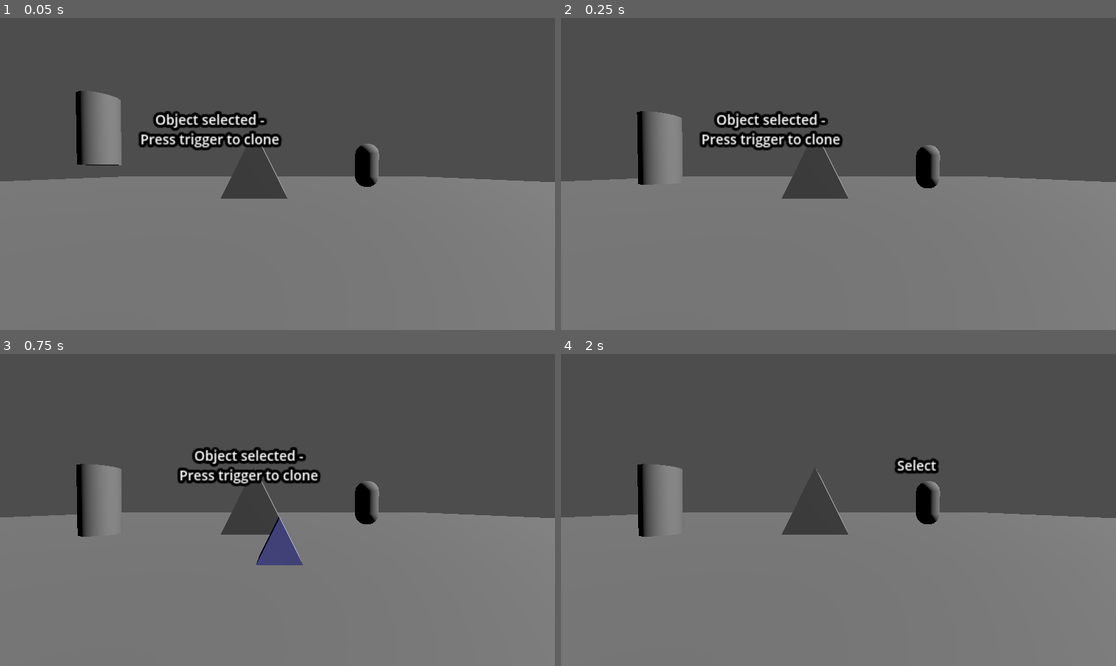
Above: before the commit, frames 1-4 (two rows, left to right).
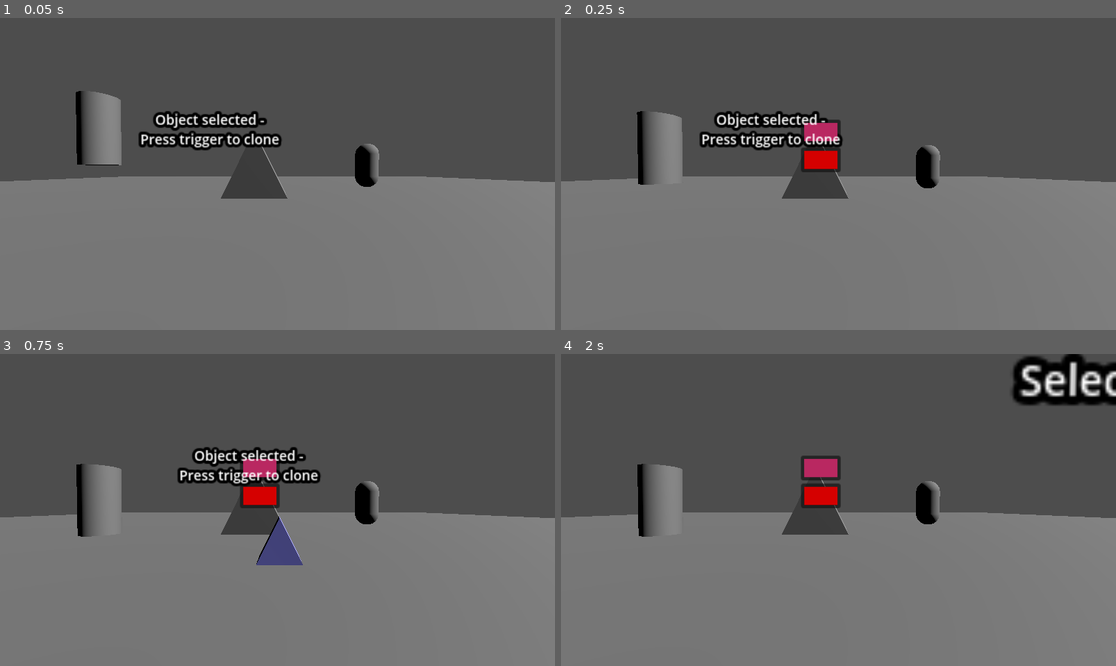
Above: after the commit, the same moments.

Repository: g-vidhulakripali/Vodoo
Game: Godot game, scene res://scenes/Root.tscn
Two runs of this game, one before a commit and one after it. Both use one fixed random seed, a clock stepped at 60 frames per second and the inputs below. Before the commit the project starts from res://Root.tscn.
Inputs:
- Up to frame 1 (0.05 s): no input
- Up to frame 2 (0.25 s): no input
- Up to frame 3 (0.75 s): tap Enter (ui_accept) at 0.5 s; hold Right (move_right) from 0.53 s (still down); hold Space (simulate_trigger) from 0.53 s (still down)
- Up to frame 4 (2 s): tap Enter (ui_accept) at 0.77, 1.52 s; release Right (move_right) at 1.28 s; release Space (simulate_trigger) at 1.28 s; hold Keypad 2 (move_back, bound only after the commit) from 1.28 s (still down); tap Space (simulate_trigger) at 1.35 s

Frame 1 is identical in both runs. In frame 2, 1.0% of the frame differs, in the area x 43-51%, y 32-50%; in frame 3, 0.9%; in frame 4, 3.9%, in the area x 43-100%, y 0-50%.

Commit message:
Code till now - NOT GOOD

Diff:
--- a/project.godot
+++ b/project.godot
@@ -23,12 +23,12 @@
 
 move_forward={
 "deadzone": 0.2,
-"events": [Object(InputEventKey,"resource_local_to_scene":fa …(140 unchanged characters)… d":false,"keycode":0,"physical_keycode":87,"key_label":0,"unicode":119,"location":0,"echo":false,"script":null)
+"events": [Object(InputEventKey,"resource_local_to_scene":fa …(140 unchanged characters)… d":false,"keycode":0,"physical_keycode":4194446,"key_label":0,"unicode":56,"location":0,"echo":false,"script":null)
 ]
 }
 move_back={
 "deadzone": 0.2,
-"events": [Object(InputEventKey,"resource_local_to_scene":fa …(140 unchanged characters)… d":false,"keycode":0,"physical_keycode":83,"key_label":0,"unicode":115,"location":0,"echo":false,"script":null)
+"events": [Object(InputEventKey,"resource_local_to_scene":fa …(140 unchanged characters)… d":false,"keycode":0,"physical_keycode":4194440,"key_label":0,"unicode":50,"location":0,"echo":false,"script":null)
 ]
 }
 move_left={
--- a/Root.tscn
+++ b/scenes/Root.tscn
@@ -1,8 +1,9 @@
-[gd_scene load_steps=8 format=3 uid="uid://6rbgx3rjhiqn"]
+[gd_scene load_steps=9 format=3 uid="uid://6rbgx3rjhiqn"]
 
-[ext_resource type="Script" uid="uid://cy11h2ek1uee6" path="res://XRBootStrap.gd" id="1_gxo8o"]
-[ext_resource type="PackedScene" uid="uid://cijoo45fnq4ct" path="res://Pickable.tscn" id="2_24d08"]
-[ext_resource type="Script" uid="uid://v273jf2mg30i" path="res://voodo_r.gd" id="3_170dk"]
+[ext_resource type="Script" uid="uid://cy11h2ek1uee6" path="res://scripts/XRBootStrap.gd" id="1_mvcll"]
+[ext_resource type="PackedScene" uid="uid://cijoo45fnq4ct" path="res://scenes/Pickable.tscn" id="2_ont70"]
+[ext_resource type="Script" uid="uid://v273jf2mg30i" path="res://scripts/voodo_r.gd" id="3_5npxh"]
+[ext_resource type="PackedScene" uid="uid://2mx50cspc1vc" path="res://scenes/colorSelector.tscn" id="4_c618l"]
 
 [sub_resource type="PlaneMesh" id="PlaneMesh_170dk"]
 
@@ -17,7 +18,7 @@
 transform = Transform3D(1, 0, 0, 0, 1, 0, 0, 0, 1, 0, 0.41152, 0)
 
 [node name="XROrigin3D" type="XROrigin3D" parent="."]
-script = ExtResource("1_gxo8o")
+script = ExtResource("1_mvcll")
 
 [node name="XRCamera3D" type="XRCamera3D" parent="XROrigin3D"]
 transform = Transform3D(1, 0, 0, 0, 0.999839, 0.017941, 0, -0.017941, 0.999839, 0.34685, 0.414549, 3.47769)
@@ -37,7 +38,7 @@
 
 [node name="Pickableitem" type="Node3D" parent="XROrigin3D"]
 
-[node name="Pickable" parent="XROrigin3D/Pickableitem" groups=["Voodoo_Technique"] instance=ExtResource("2_24d08")]
+[node name="Pickable" parent="XROrigin3D/Pickableitem" groups=["Voodoo_Technique"] instance=ExtResource("2_ont70")]
 
 [node name="Voodo-L" type="XRController3D" parent="XROrigin3D"]
 transform = Transform3D(0.2, 0, 0, 0, 0.2, 0, 0, 0, 0.2, 0.355381, 0.265367, 2.53129)
@@ -53,7 +54,7 @@
 [node name="Voodo-R" type="XRController3D" parent="XROrigin3D" node_paths=PackedStringArray("voodoo_left_mesh", "floating_prompt", "pickable", "holder")]
 transform = Transform3D(1, 0, 0, 0, 1, 0, 0, 0, 1, 0, 0.622934, 2.43926)
 tracker = &"right_hand"
-script = ExtResource("3_170dk")
+script = ExtResource("3_5npxh")
 voodoo_left_mesh = NodePath("../Voodo-L/MeshInstance3D")
 floating_prompt = NodePath("FloatingPromptLabel")
 pickable = NodePath("../Pickableitem/Pickable")
@@ -73,4 +74,7 @@
 "
 font_size = 14
 
+[node name="ColorSelector" parent="." groups=["colorSelector"] instance=ExtResource("4_c618l")]
+transform = Transform3D(1, 0, 0, 0, 1, 0, 0, 0, 1, -0.0751537, 0.0230254, 0.849297)
+
 [connection signal="button_pressed" from="XROrigin3D/Voodo-R" to="XROrigin3D/Voodo-R" method="_on_button_pressed"]
--- /dev/null
+++ b/scenes/colorSelector.tscn
@@ -0,0 +1,39 @@
+[gd_scene load_steps=2 format=3 uid="uid://2mx50cspc1vc"]
+
+[sub_resource type="ViewportTexture" id="ViewportTexture_bhahx"]
+viewport_path = NodePath("Sprite3D/SubViewport")
+
+[node name="Node3D" type="Node3D"]
+
+[node name="Sprite3D" type="Sprite3D" parent="."]
+transform = Transform3D(1, 0, 0, 0, 1, 0, 0, 0, 1, 0.199055, 0.698778, 0.0804045)
+texture = SubResource("ViewportTexture_bhahx")
+
+[node name="SubViewport" type="SubViewport" parent="Sprite3D"]
+transparent_bg = true
+size = Vector2i(100, 100)
+
+[node name="VBoxContainer" type="VBoxContainer" parent="Sprite3D/SubViewport"]
+anchors_preset = 8
+anchor_left = 0.5
+anchor_top = 0.5
+anchor_right = 0.5
+anchor_bottom = 0.5
+offset_left = -25.0
+offset_top = -33.0
+offset_right = 25.0
+offset_bottom = 33.0
+grow_horizontal = 2
+grow_vertical = 2
+size_flags_horizontal = 4
+
+[node name="ColorPickerButton" type="ColorPickerButton" parent="Sprite3D/SubViewport/VBoxContainer"]
+layout_mode = 2
+text = "Color
+"
+color = Color(0.726916, 0.159823, 0.381854, 1)
+
+[node name="ColorPickerButton2" type="ColorPickerButton" parent="Sprite3D/SubViewport/VBoxContainer"]
+layout_mode = 2
+text = "red"
+color = Color(0.835294, 0, 0, 1)
--- a/voodo_r.gd
+++ b/scripts/voodo_r.gd
@@ -67,6 +67,9 @@
 	if event.is_action_pressed("simulate_trigger"):
 		_on_button_pressed("trigger_click")
 
+	if event.is_action_pressed("color_red"):
+		pass
+
 
 func _on_button_pressed(name: String) -> void:
 	var isClicked = false
Renamed: Pickable.tscn -> scenes/Pickable.tscn
Renamed: XRBootStrap.gd -> scripts/XRBootStrap.gd
Renamed: XRBootStrap.gd.uid -> scripts/XRBootStrap.gd.uid
Renamed: voodo_r.gd.uid -> scripts/voodo_r.gd.uid
Renamed: voodooclone.gd -> scripts/voodooclone.gd
Renamed: voodooclone.gd.uid -> scripts/voodooclone.gd.uid
